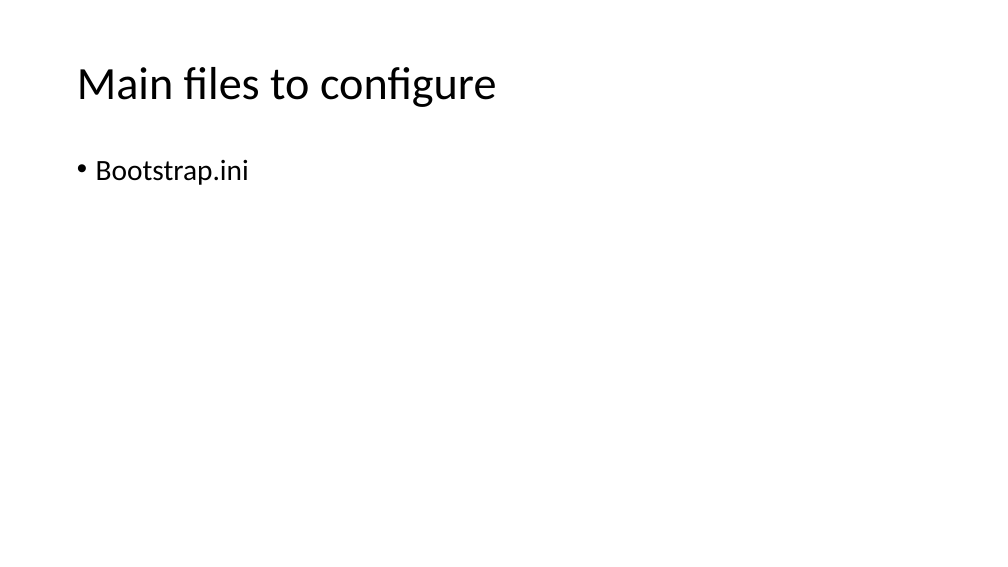
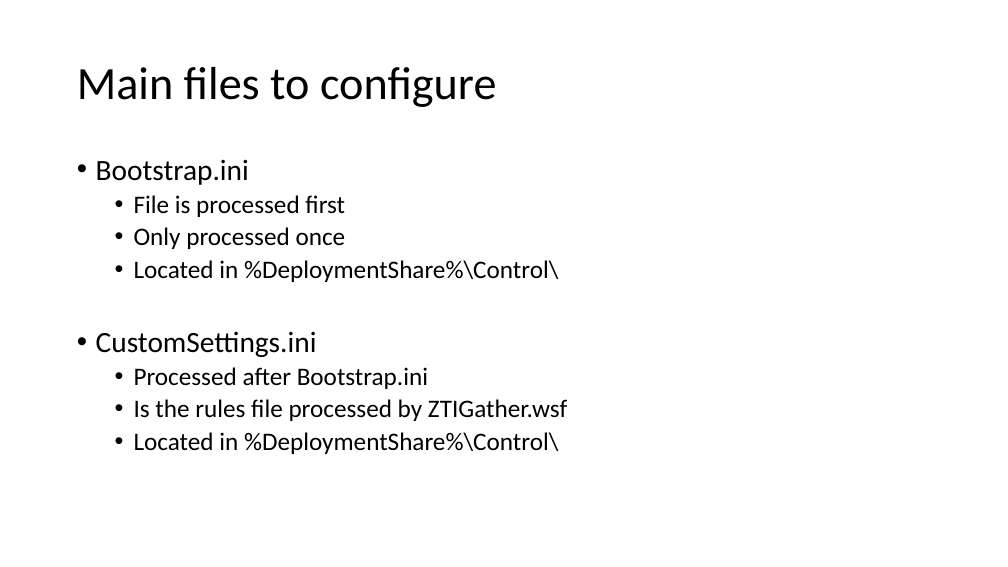
Before and after one commit to fydexx/HECC-2018, a slide deck: slide 10 of Part_01/Section01.pptx. Drawn at 1008x567 pixels with LibreOffice and Linux fonts; fonts in the diff are those of the drawing. Boxes give left, top, right and bottom in pixels: in the first picture for what was removed or moved away, otherwise in the second. Text is boxed around its words. In the diff, an @@ line names an element or a change of style, - is before the commit and + after.

```diff
--- a/Part_01/Section01.pptx
+++ b/Part_01/Section01.pptx
@@ text at bbox=[96, 195, 567, 454]: paragraphs added @@
+  • File is processed first
+  • Only processed once
+  • Located in %DeploymentShare%\Control\
+• CustomSettings.ini
+  • Processed after Bootstrap.ini
+  • Is the rules file processed by ZTIGather.wsf
+  • Located in %DeploymentShare%\Control\
```
Also in this commit, not shown: 2 slides added.
